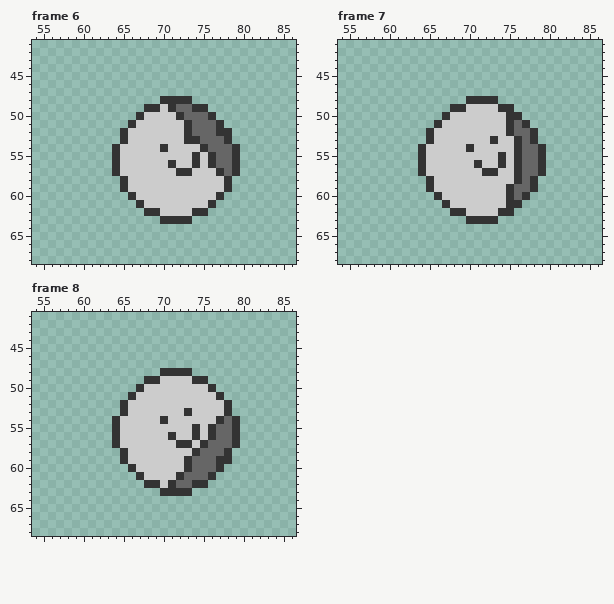
Two states of a pixel-art file, Assets/Sprites/Cowball/Cowball.aseprite. The picture above was drawn from the file before the commit.
128x96 pixels, 8 frames. Shown: frame 6: x 54..86, y 41..68; frame 7: x 54..86, y 41..68; frame 8: x 54..86, y 41..68. The commit also changed other frames, which this record leaves out.
The result:
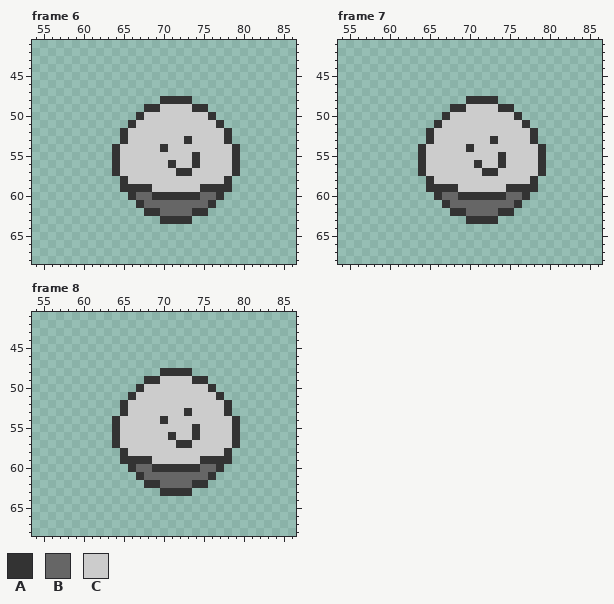
Palette (. is transparent): A #333333  B #666666  C #cccccc
What changed:
layer "Cowball/Ball" now shown
layer "Roll/Ball" now hidden
Frame 6:
Colour A replaces colour C in row 59 at x 66 to 68 and 75 to 77; in row 60 at x 69 to 74.
Colour B replaces colour C in row 60 at x 67 to 68 and 75 to 76; in row 61 at x 68 to 75; in row 62 at x 70 to 73.
Colour C replaces colour A in row 49 at x 71; in row 50 at x 72; in row 51 at x 73; in row 52 at x 73 and 77; in row 53 at x 74; in row 54 at x 75.
Colour C replaces colour A in rows 55 to 56 at x 76; in row 57 at x 77.
Colour C replaces colour B in row 49 at x 72 to 73; in row 50 at x 73 to 75; in rows 51 to 52 at x 74 to 76; in row 53 at x 75 to 77; in row 54 at x 76 to 78; in rows 55 to 56 at x 77 to 78.
Colour C replaces colour B in row 57 at x 78.
Frame 7:
Colour A replaces colour B in row 59 at x 76 to 77.
Colour A replaces colour C in row 59 at x 66 to 68; in row 60 at x 69 to 74.
Colour B replaces colour A in rows 60 to 61 at x 75.
Colour B replaces colour C in row 60 at x 67 to 68; in row 61 at x 68 to 74; in row 62 at x 70 to 73.
Colour C replaces colour A in rows 50 to 52 at x 75; in rows 53 to 58 at x 76.
Colour C replaces colour B in row 51 at x 76; in row 52 at x 76 to 77; in row 53 at x 77; in rows 54 to 57 at x 77 to 78; in row 58 at x 77.
Frame 8:
Colour A replaces colour B in row 59 at x 75 to 76; in row 60 at x 74.
Colour A replaces colour C in row 59 at x 66 to 68; in row 60 at x 69 to 72.
Colour B replaces colour A in row 61 at x 72; in row 62 at x 71.
Colour B replaces colour C in row 60 at x 67 to 68; in row 61 at x 68 to 71; in row 62 at x 70.
Colour C replaces colour A in row 54 at x 77; in rows 55 to 56 at x 76; in row 57 at x 75; in row 58 at x 74; in row 59 at x 73.
Colour C replaces colour B in row 54 at x 78; in rows 55 to 56 at x 77 to 78; in row 57 at x 76 to 78; in row 58 at x 75 to 77; in row 59 at x 74.
